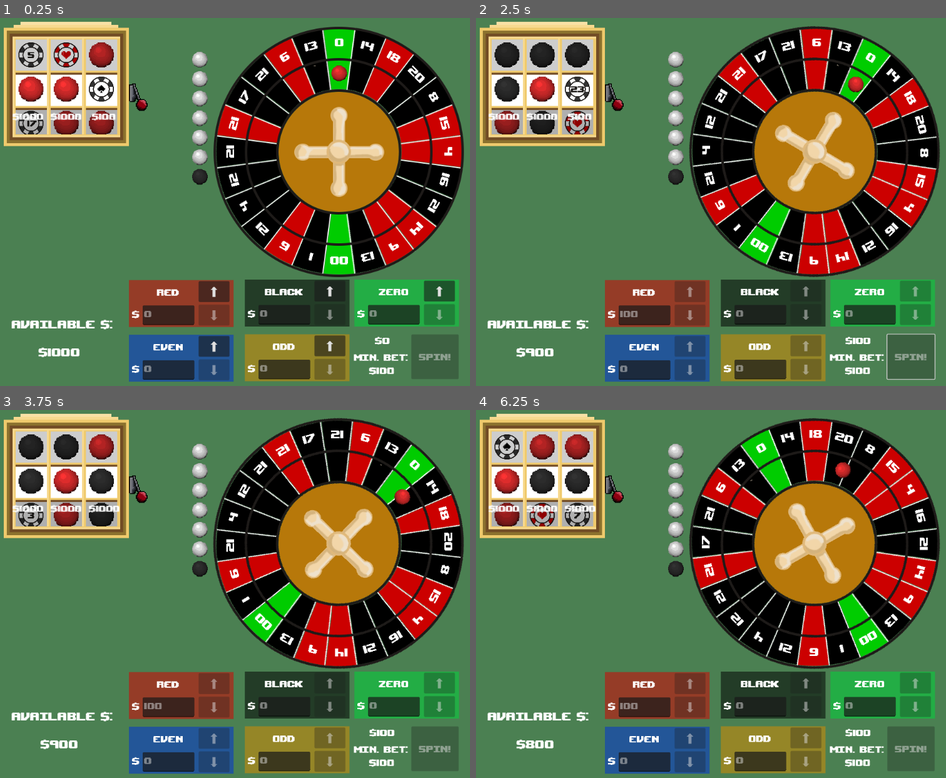
Above: before the commit, frames 1-4 (two rows, left to right).
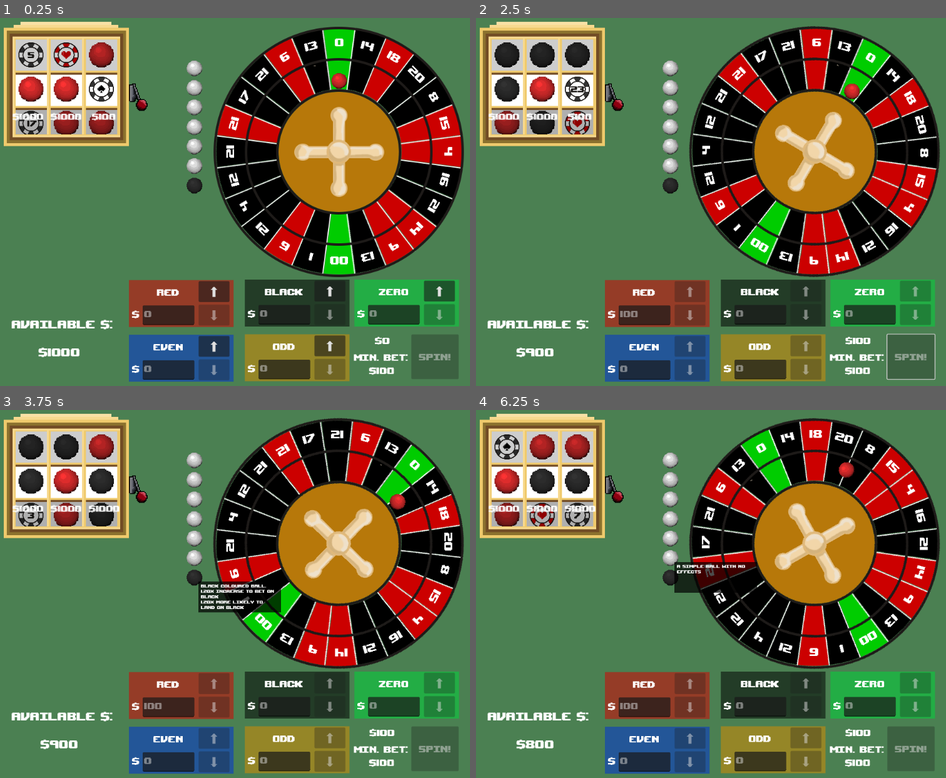
Above: after the commit, the same moments.

Repository: RossRKK/gmtk-game-jam-2025
Game: Godot game, scene res://scenes/roulette_scene.tscn
Two runs of this game, one before a commit and one after it. Both use one fixed random seed, a clock stepped at 60 frames per second and the inputs below. Sound files missing from this copy of the repository are replaced by a short silence.
Inputs (mouse positions are in pixels of both pictures, inside the frame that each line leads up to):
- Up to frame 1 (0.25 s): no input
- Up to frame 2 (2.5 s): click (612, 84) at 0.5 s; click "⬆" at 1.25 s; click "Spin!" at 2 s
- Up to frame 3 (3.75 s): click (32, 479) at 2.77 s; click (192, 579) at 3.52 s
- Up to frame 4 (6.25 s): click (612, 476) at 4.25 s; click (541, 479) at 5.02 s; click (668, 557) at 5.77 s

The runs differ from the first frame. In frame 1, 1.4% of the frame differs, in the area x 39-74%, y 9-48%; in frame 2, 1.4%; in frame 3, 2.4%, in the area x 39-88%, y 9-56%; in frame 4, 2.2%.

Commit message:
Added tooltips for balls on the board

Diff:
--- a/scenes/roulette_scene.tscn
+++ b/scenes/roulette_scene.tscn
@@ -24,7 +24,7 @@
 color = Color(0.295, 0.5, 0.322333, 1)
 
 [node name="BallQueue" type="Node2D" parent="."]
-position = Vector2(437, 339)
+position = Vector2(410, 341)
 script = ExtResource("2_fubdj")
 ball_distance = 40.0
 metadata/_custom_type_script = "uid://t3cibs3d1ubp"
--- a/scripts/balls/ball.gd
+++ b/scripts/balls/ball.gd
@@ -1,20 +1,20 @@
-extends Node2D
+extends TextureButton
 class_name RouletteBall
 const SPRITE_SCALE = 0.5
 
+var game: Game = Game.get_instance()
+
 static func make_basic_ball() -> RouletteBall:
-	var sprite = Sprite2D.new()
-	sprite.texture = preload("res://assets/png/ball_base.png")
-	sprite.scale *= SPRITE_SCALE
-	return RouletteBall.new(sprite)
+	return RouletteBall.new()
 
-var sprite: Sprite2D
-
-func _init(s: Sprite2D) -> void:
-	sprite = s
+func _init() -> void:
+	texture_normal = preload("res://assets/png/ball_base.png")
+	scale *= SPRITE_SCALE
 
 func _ready() -> void:
-	add_child(sprite)
+	mouse_entered.connect(_mouse_entered)
+	mouse_exited.connect(_mouse_exited)
+
 
 # multiplicative effect on segment probability based on ho much the balls likes it
 func segment_affinity(segment: Segment) -> float:
@@ -22,3 +22,17 @@
 
 func ball_effect(segment: Segment, bet: Bet) -> Bet:
 	return bet
+
+var tool_tip_id = -1
+
+func _mouse_entered() -> void:
+	tool_tip_id = game.tool_tip.show_tool_tip(description())
+
+func _mouse_exited() -> void:
+	if tool_tip_id != -1:
+		game.tool_tip.hide_tool_tip(tool_tip_id)
+		tool_tip_id = -1
+
+
+func description() -> String:
+	return "A simple ball with no effects"
--- a/scripts/balls/special_balls/coloured_ball.gd
+++ b/scripts/balls/special_balls/coloured_ball.gd
@@ -1,7 +1,6 @@
 class_name ColouredBall
 extends RouletteBall
 
-var game : Game = Game.get_instance()
 
 @export var colour: Segment.RouletteColour
 
@@ -10,20 +9,17 @@
 @export var bet_multiplier_bonus: float = 0.
 
 static func make_coloured_ball(c: Segment.RouletteColour) -> ColouredBall:
-	var sprite = Sprite2D.new()
-	sprite.texture = preload("res://assets/png/ball_base.png")
-	sprite.scale *= SPRITE_SCALE
-	sprite.modulate = Segment.get_colour_for_roulette_colour(c, true)
-	return ColouredBall.new(c, sprite)
+	return ColouredBall.new(c)
 
 func bet_type_matches_colour(bet_type: Bet.BetType) -> bool:
 	return (colour == Segment.RouletteColour.Red and bet_type == Bet.BetType.Red) \
 		or (colour == Segment.RouletteColour.Black and bet_type == Bet.BetType.Black) \
 		or (colour == Segment.RouletteColour.Zero and bet_type == Bet.BetType.Zero)
 
-func _init(c: Segment.RouletteColour, s: Sprite2D) -> void:
-	super(s)
+func _init(c: Segment.RouletteColour) -> void:
+	super()
 	colour = c
+	modulate = Segment.get_colour_for_roulette_colour(c, true)
 
 
 func segment_affinity(segment: Segment) -> float:
--- a/scripts/power_ups/power_up_ball.gd
+++ b/scripts/power_ups/power_up_ball.gd
@@ -7,8 +7,8 @@
 	var ball_instance: RouletteBall = make_ball.call()
 	var power_up = PowerUpBall.new(ball_instance)
 
-	power_up.texture_normal = ball_instance.sprite.texture
-	power_up.modulate = ball_instance.sprite.modulate
+	power_up.texture_normal = ball_instance.texture_normal
+	power_up.modulate = ball_instance.modulate
 	power_up.scale.x = 0.4
 	power_up.scale.y = 0.4
 	return power_up
--- a/scripts/roulette_wheel/roulette_wheel.gd
+++ b/scripts/roulette_wheel/roulette_wheel.gd
@@ -15,7 +15,7 @@
 
 @onready var segment_handler: SegmentHandler = $SegmentHandler
 
-@onready var ball_distance: float = 160.0
+var ball_distance: float = 160.0
 
 @onready var ball_queue: BallQueue = get_parent().get_node("BallQueue")
 
@@ -39,6 +39,8 @@
 var ball_initial_rotation: float = 0.
 var stop_rotation: float
 
+var ball_offset = Vector2.UP * ball_distance + Vector2.LEFT * 16
+
 func _ready() -> void:
 	ball_queue.enqueue(ColouredBall.make_coloured_ball(Segment.RouletteColour.Red))
 	ball_queue.enqueue(ColouredBall.make_coloured_ball(Segment.RouletteColour.Black))
@@ -55,7 +57,7 @@
 
 func receive_ball(b: RouletteBall) -> void:
 	ball = b
-	ball.position = Vector2.UP * ball_distance
+	ball.position = ball_offset
 	add_child(ball)
 
 func _start_spin(bs: Array[Bet]) -> void:
@@ -90,6 +92,8 @@
 func get_normalised_time(timer: Timer) -> float:
 	return 1 - (timer.time_left / timer.wait_time)
 
+
+
 # Called every frame. 'delta' is the elapsed time since the previous frame.
 func _process(delta: float) -> void:
 	var state_timer: Timer = state_timers.get(state)
@@ -102,7 +106,7 @@
 		self.position.x += sin(normalised_time * wobble_frequency * PI) * speed_at_time * wobble_amplitude
 		self.position.y += cos(normalised_time * wobble_frequency * PI) * speed_at_time * wobble_amplitude
 
-		ball.position = Vector2.UP.rotated(lerp_angle(ball_initial_rotation, target_rotation, ball_curve.sample(normalised_time))) * ball_distance
+		ball.position = ball_offset.rotated(lerp_angle(ball_initial_rotation, target_rotation, ball_curve.sample(normalised_time)))
 
 	if state == WheelState.Returning:
 		self.rotation = lerp_angle(stop_rotation, 0, return_curve.sample(normalised_time))
